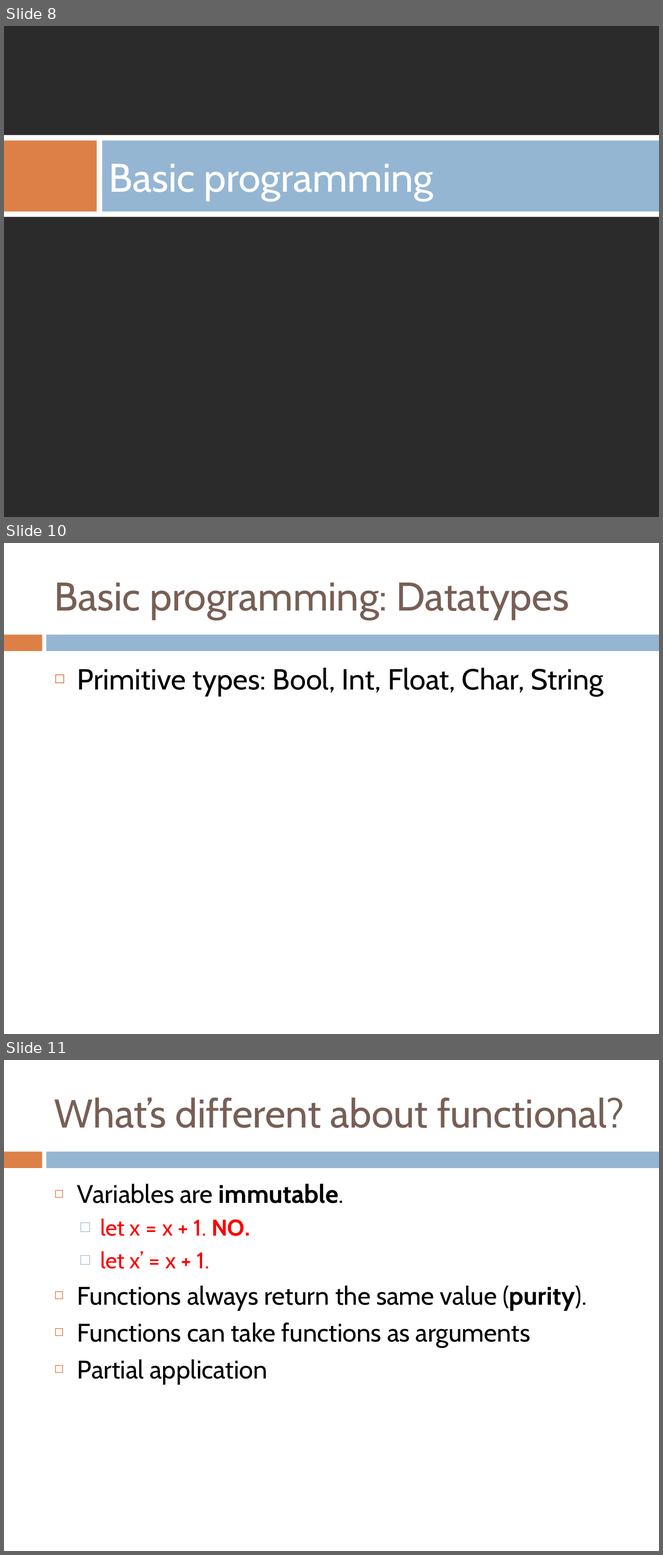
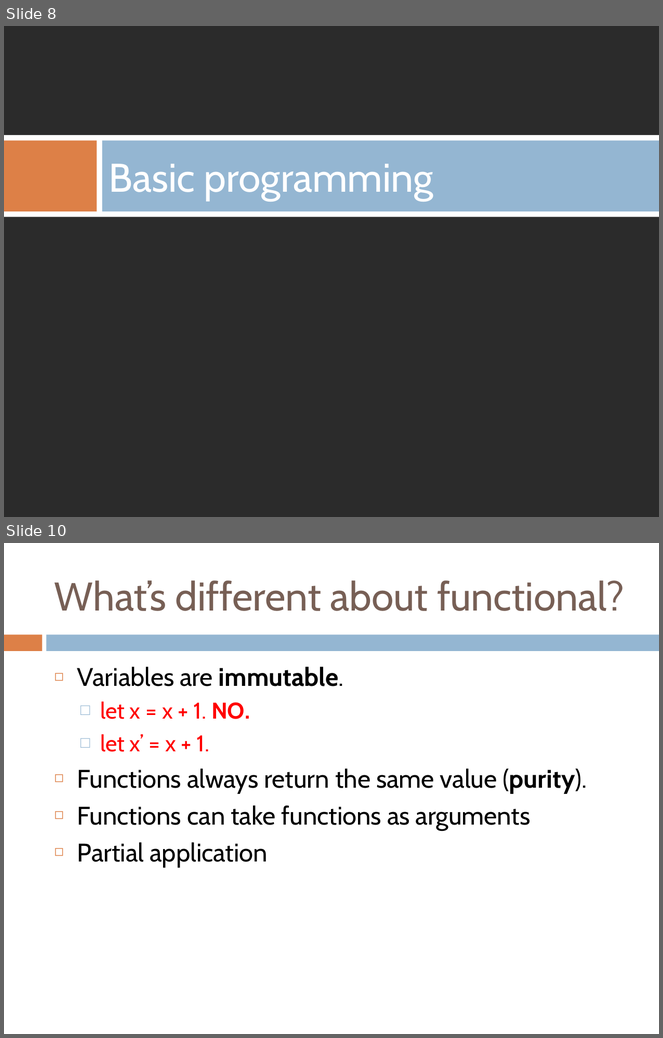
Before and after one commit to holdenlee/elm-class, a slide deck: lesson/Game Programming with Elm 2016.pptx. Shown one above the other, each under a label of ours: slides 8, 10 and 11 before the commit, slides 8 and 10 after it; the slides between them are not shown. The pictures are 663x1555 and 663x1038 pixels, drawn with LibreOffice and Linux fonts; fonts in the diff are those of the drawing; background and template pictures are left out; a plain dark background stands for a picture behind light text. Boxes give left, top, right and bottom in pixels: in the first picture for what was removed or moved away, otherwise in the second. Text is boxed around its words. In the diff, an @@ line names an element or a change of style, - is before the commit and + after.

```diff
--- a/lesson/Game Programming with Elm 2016.pptx
+++ b/lesson/Game Programming with Elm 2016.pptx
@@ slide 10 removed at <box>4,543,659,1034</box>, background #FFFFFF; not listed: 2 template elements that a slide beside it also shows @@
@@ title removed at <box>54,583,569,619</box> @@
-Basic programming: Datatypes
@@ text removed at <box>77,668,604,696</box> @@
-◻ Primitive types: Bool, Int, Float, Char, String
@@ what was slide 11 is now slide 10 @@
```
Also in this commit, not shown: 5 slides changed, 2 slides added, 4 other slides removed, 1 other file.
